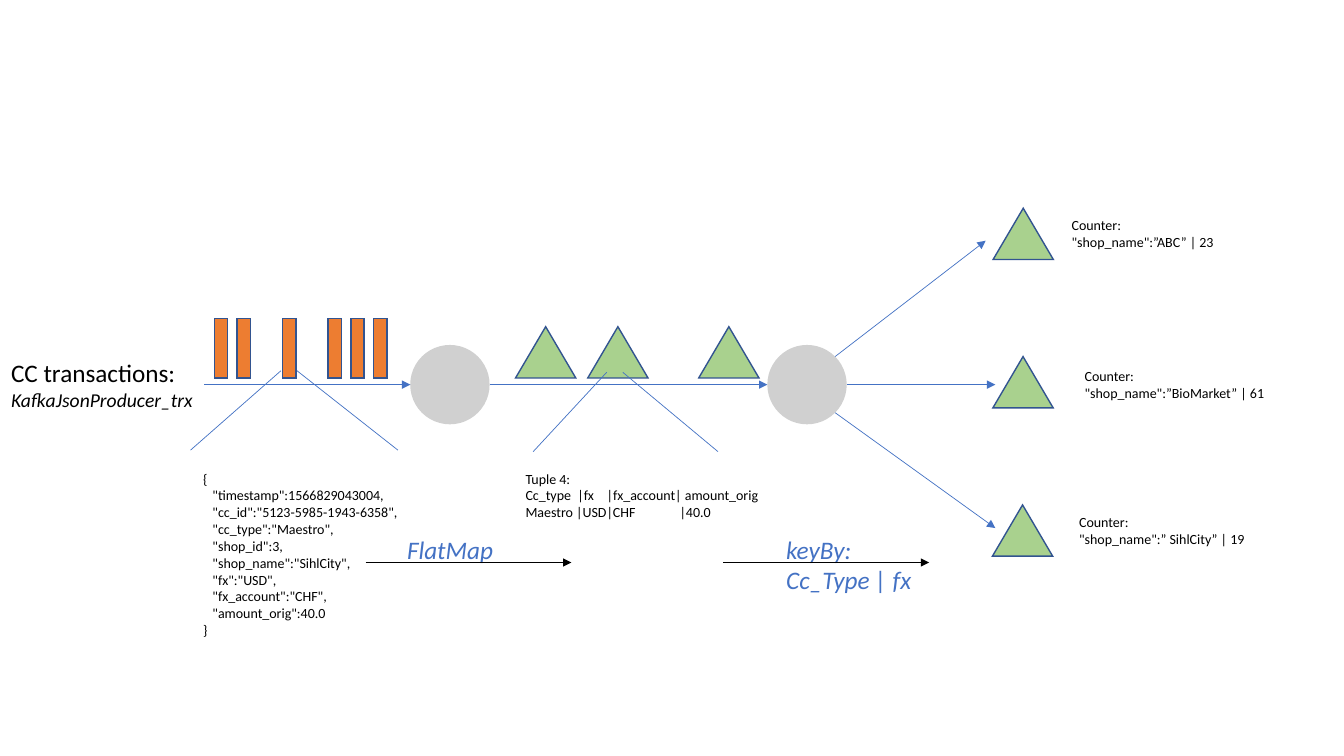
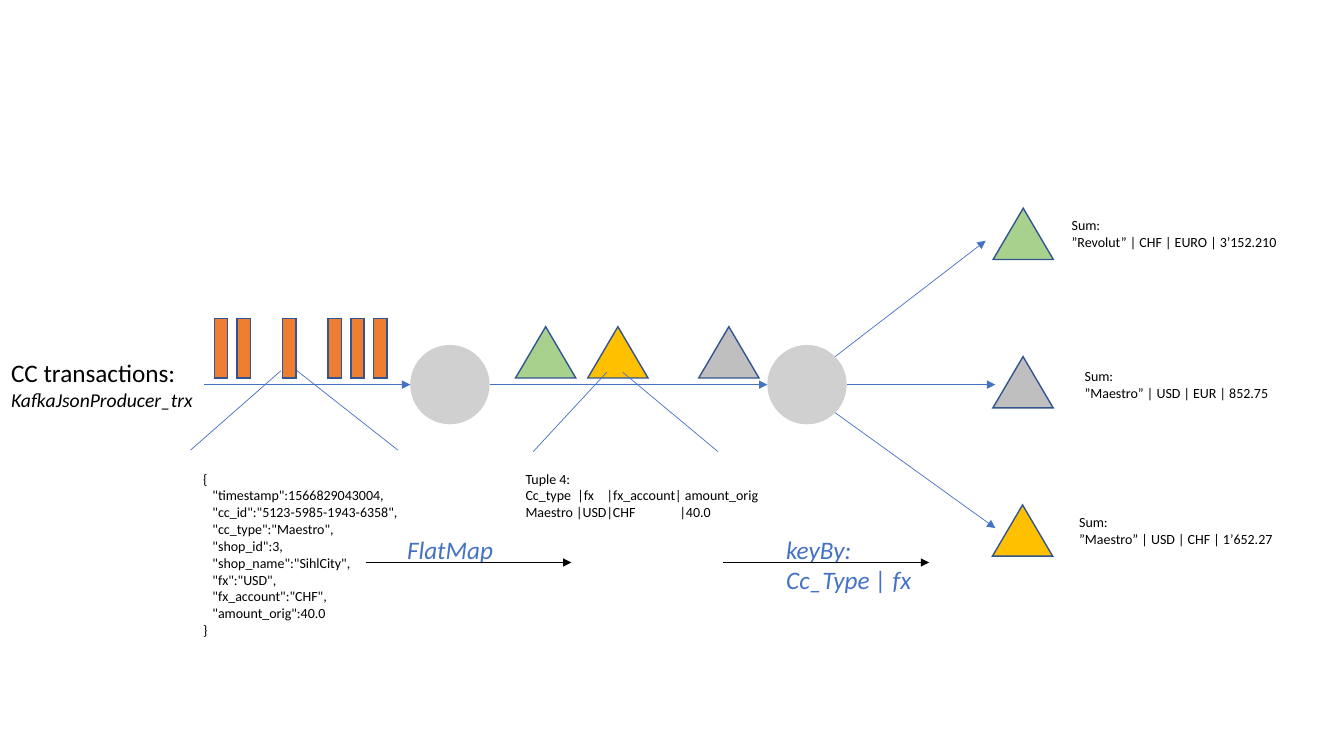
Before and after one commit to tspannhw/Streaming, a slide deck: slide 7 of Images/Presentation1.pptx (slide 5 before the commit). Drawn at 1344x756 pixels with LibreOffice and Linux fonts; fonts in the diff are those of the drawing; grey boxes stand for pictures. Boxes give left, top, right and bottom in pixels: in the first picture for what was removed or moved away, otherwise in the second. Text is boxed around its words. In the diff, an @@ line names an element or a change of style, - is before the commit and + after.

```diff
--- a/Images/Presentation1.pptx
+++ b/Images/Presentation1.pptx
@@ text at (x1=1072, y1=221, x2=1277, y2=247): text changed @@
-Counter:
-"shop_name":”ABC” | 23
+Sum:
+”Revolut” | CHF | EURO | 3’152.210
@@ triangle at (x1=588, y1=327, x2=648, y2=378): fill #A9D18E to #FFC000 @@
@@ triangle at (x1=699, y1=327, x2=759, y2=378): fill #A9D18E to #BFBFBF @@
@@ triangle at (x1=993, y1=357, x2=1054, y2=408): fill #A9D18E to #BFBFBF @@
@@ text at (x1=1085, y1=372, x2=1268, y2=398): text changed @@
-Counter:
-"shop_name":”BioMarket” | 61
+Sum:
+”Maestro” | USD | EUR | 852.75
@@ triangle at (x1=993, y1=505, x2=1054, y2=557): fill #A9D18E to #FFC000 @@
@@ text at (x1=1079, y1=518, x2=1272, y2=544): text changed @@
-Counter:
-"shop_name":” SihlCity” | 19
+Sum:
+”Maestro” | USD | CHF | 1’652.27
```
Also in this commit, not shown: 3 other slides changed, 3 slides added, 15 other files.
